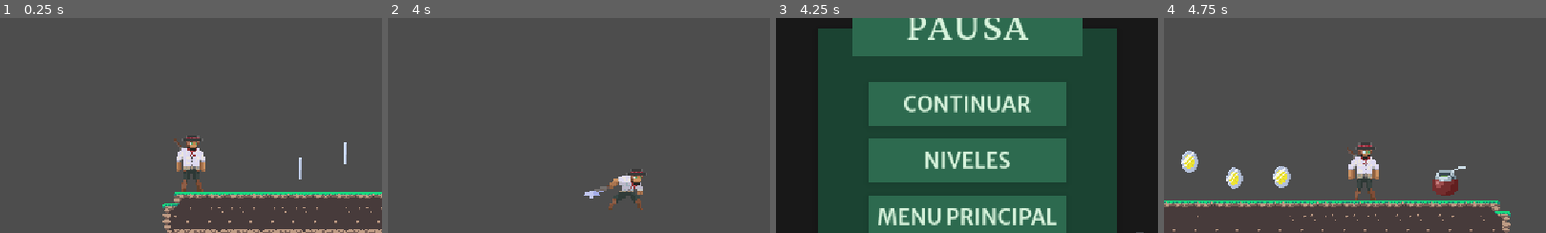
Above: before the commit, frames 1-4 (left to right).
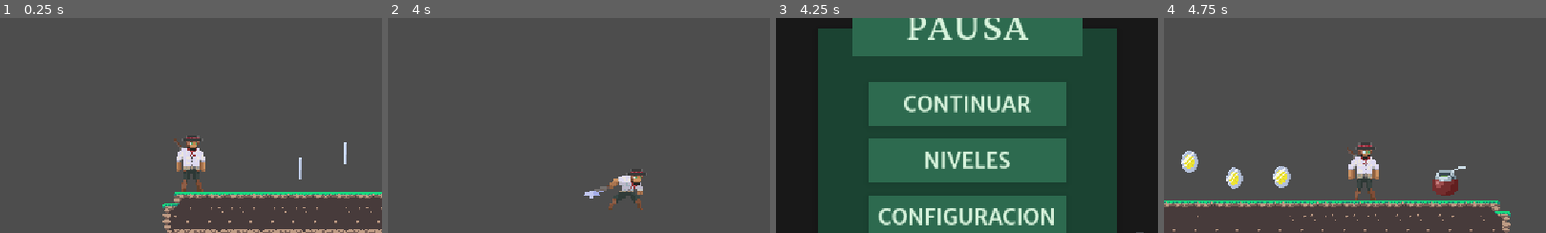
Above: after the commit, the same moments.

Repository: LYoshi02/TP-Videojuegos
Game: Godot game, scene res://pantallas/niveles/nivel_2/nivel_2.tscn
Same seed, same stepped clock (60 frames per second), same inputs: the game is played once before the commit and once after it. This scene is started directly instead of the project's main scene.
Inputs (mouse positions are % of the whole screen's width and height, from its top left):
- Up to frame 1 (0.25 s): no input
- Up to frame 2 (4 s): move the mouse to (72, 45) at 0.52 s; hold D (derecha) 0.53-2.03 s; click (72, 45) at 0.6 s; tap W (salto) at 0.77, 1.52, 3.02, 3.77 s; move the mouse to (30, 55) at 1.27 s; click (30, 55) at 1.35 s; move the mouse to (60, 28) at 2.02 s; hold A (izquierda) 2.03-2.78 s; click (60, 28) at 2.1 s; move the mouse to (45, 70) at 2.77 s; hold D (derecha) from 2.78 s (still down); click (45, 70) at 2.85 s; move the mouse to (80, 65) at 3.52 s; click (80, 65) at 3.6 s
- Up to frame 3 (4.25 s): keep holding D (derecha); tap Escape (pausa) at 4.15 s
- Up to frame 4 (4.75 s): release D (derecha) at 4.25 s; click "CONTINUAR" at 4.25 s
The pictures show only the part of the screen within x 25-75%, y 18-68%; the shares and areas given below are measured in that part.

Frames 1-2 are identical in both runs. In frame 3, 2.5% of the frame differs, in the area x 26-74%, y 88-97%; in frame 4, nothing differs.

Commit message:
agregar ajuste de volumen en menu de pausa

Diff:
--- a/pantallas/menu_configuracion/menu_configuracion.tscn
+++ b/pantallas/menu_configuracion/menu_configuracion.tscn
@@ -80,7 +80,7 @@
 grow_horizontal = 2
 grow_vertical = 2
 theme_override_font_sizes/font_size = 40
-text = "CONGIFURACION"
+text = "CONFIGURACION"
 
 [node name="ContenedorBotones" type="VBoxContainer" parent="Panel/Panel"]
 layout_mode = 1
--- /dev/null
+++ b/pantallas/pausa/configuracion/configuracion.gd
@@ -0,0 +1,5 @@
+extends Panel
+
+
+func _on_volver_boton_pressed() -> void:
+	hide()
--- /dev/null
+++ b/pantallas/pausa/configuracion/configuracion.tscn
@@ -0,0 +1,130 @@
+[gd_scene load_steps=10 format=3 uid="uid://cab0166d3lquy"]
+
+[ext_resource type="Script" uid="uid://cwaecf7ijh1f8" path="res://pantallas/pausa/configuracion/configuracion.gd" id="1_gn6kl"]
+[ext_resource type="PackedScene" uid="uid://b4ctirjw1xq53" path="res://ui/titulo.tscn" id="1_m7156"]
+[ext_resource type="FontFile" uid="uid://br0ox30rd3ddl" path="res://assets/fuentes/merriweather_sans/MerriweatherSans-VariableFont_wght.ttf" id="2_gn6kl"]
+[ext_resource type="PackedScene" uid="uid://deb6ahist7ktm" path="res://ui/slider/slider.tscn" id="3_h61ec"]
+[ext_resource type="PackedScene" uid="uid://sddk5xqkdc4t" path="res://ui/boton.tscn" id="4_v8juk"]
+
+[sub_resource type="StyleBoxEmpty" id="StyleBoxEmpty_il5fp"]
+
+[sub_resource type="StyleBoxFlat" id="StyleBoxFlat_2n5ss"]
+bg_color = Color(0.105882, 0.262745, 0.196078, 1)
+shadow_color = Color(0, 0, 0, 0.0980392)
+shadow_size = 10
+shadow_offset = Vector2(0, 2)
+
+[sub_resource type="StyleBoxFlat" id="StyleBoxFlat_5lilx"]
+bg_color = Color(0.176471, 0.415686, 0.309804, 1)
+
+[sub_resource type="FontVariation" id="FontVariation_w7wnn"]
+base_font = ExtResource("2_gn6kl")
+variation_opentype = {
+2003265652: 600
+}
+
+[node name="Panel" type="Panel"]
+anchors_preset = 15
+anchor_right = 1.0
+anchor_bottom = 1.0
+grow_horizontal = 2
+grow_vertical = 2
+theme_override_styles/panel = SubResource("StyleBoxEmpty_il5fp")
+script = ExtResource("1_gn6kl")
+
+[node name="Panel" type="Panel" parent="."]
+layout_mode = 1
+anchors_preset = 8
+anchor_left = 0.5
+anchor_top = 0.5
+anchor_right = 0.5
+anchor_bottom = 0.5
+offset_left = -225.0
+offset_top = -193.0
+offset_right = 225.0
+offset_bottom = 257.0
+grow_horizontal = 2
+grow_vertical = 2
+theme_override_styles/panel = SubResource("StyleBoxFlat_2n5ss")
+
+[node name="Panel2" type="Panel" parent="Panel"]
+layout_mode = 1
+anchors_preset = 5
+anchor_left = 0.5
+anchor_right = 0.5
+offset_left = -175.0
+offset_top = -40.0
+offset_right = 175.0
+offset_bottom = 40.0
+grow_horizontal = 2
+theme_override_styles/panel = SubResource("StyleBoxFlat_5lilx")
+
+[node name="TituloConfiguracion" parent="Panel/Panel2" instance=ExtResource("1_m7156")]
+layout_mode = 1
+anchors_preset = 15
+anchor_right = 1.0
+anchor_bottom = 1.0
+offset_top = -5.0
+offset_right = 0.0
+offset_bottom = -5.0
+grow_horizontal = 2
+grow_vertical = 2
+theme_override_font_sizes/font_size = 40
+text = "CONFIGURACION"
+
+[node name="ContenedorBotones" type="VBoxContainer" parent="Panel"]
+layout_mode = 1
+anchors_preset = 8
+anchor_left = 0.5
+anchor_top = 0.5
+anchor_right = 0.5
+anchor_bottom = 0.5
+offset_left = -150.0
+offset_top = -144.0
+offset_right = 150.0
+offset_bottom = 176.0
+grow_horizontal = 2
+grow_vertical = 2
+theme_override_constants/separation = 90
+
+[node name="VBoxContainer" type="VBoxContainer" parent="Panel/ContenedorBotones"]
+layout_mode = 2
+theme_override_constants/separation = 40
+
+[node name="VolumenMusica" type="VBoxContainer" parent="Panel/ContenedorBotones/VBoxContainer"]
+layout_mode = 2
+theme_override_constants/separation = 5
+
+[node name="Label" type="Label" parent="Panel/ContenedorBotones/VBoxContainer/VolumenMusica"]
+texture_filter = 2
+layout_mode = 2
+theme_override_colors/font_color = Color(0.847059, 0.952941, 0.862745, 1)
+theme_override_fonts/font = SubResource("FontVariation_w7wnn")
+theme_override_font_sizes/font_size = 26
+text = "VOLUMEN MUSICA"
+
+[node name="SliderMusica" parent="Panel/ContenedorBotones/VBoxContainer/VolumenMusica" instance=ExtResource("3_h61ec")]
+layout_mode = 2
+nombre_bus = "musica"
+
+[node name="VolumenSFX" type="VBoxContainer" parent="Panel/ContenedorBotones/VBoxContainer"]
+layout_mode = 2
+theme_override_constants/separation = 5
+
+[node name="Label" type="Label" parent="Panel/ContenedorBotones/VBoxContainer/VolumenSFX"]
+texture_filter = 2
+layout_mode = 2
+theme_override_colors/font_color = Color(0.847059, 0.952941, 0.862745, 1)
+theme_override_fonts/font = SubResource("FontVariation_w7wnn")
+theme_override_font_sizes/font_size = 26
+text = "VOLUMEN SFX"
+
+[node name="SliderSFX" parent="Panel/ContenedorBotones/VBoxContainer/VolumenSFX" instance=ExtResource("3_h61ec")]
+layout_mode = 2
+nombre_bus = "sfx"
+
+[node name="VolverBoton" parent="Panel/ContenedorBotones" instance=ExtResource("4_v8juk")]
+layout_mode = 2
+text = "VOLVER"
+
+[connection signal="pressed" from="Panel/ContenedorBotones/VolverBoton" to="." method="_on_volver_boton_pressed"]
--- a/ui/hud/pausa.gd
+++ b/pantallas/pausa/pausa.gd
@@ -1,29 +1,29 @@
-extends Node
+extends Panel
 
-@onready var pausa_panel: Panel = %PausaPanel
+@onready var panel_configuracion: Panel = $PanelConfiguracion
 
 func _process(_delta):
 	var esc_pressed = Input.is_action_just_pressed("pausa")
 	if esc_pressed == true:
 		if get_tree().paused:
 			get_tree().paused = false;
-			pausa_panel.hide()
+			hide()
+			panel_configuracion.hide()
 		else:
 			get_tree().paused = true;
-			pausa_panel.show()
+			show()
 
 func _on_continuar_boton_pressed() -> void:
 	get_tree().paused = false;
-	pausa_panel.hide()
+	hide()
 
 func _on_niveles_boton_pressed() -> void:
 	get_tree().paused = false;
 	get_tree().change_scene_to_file(GLOBAL.PANTALLAS["MENU_NIVELES"])
 
-func _on_menu_principal_boton_pressed() -> void:
-	get_tree().paused = false;
-	get_tree().change_scene_to_file(GLOBAL.PANTALLAS["MENU_PRINCIPAL"])
+func _on_configuracion_boton_pressed() -> void:
+	panel_configuracion.show()
 
 func _on_salir_boton_pressed() -> void:
 	get_tree().paused = false;
-	get_tree().quit()
+	get_tree().change_scene_to_file(GLOBAL.PANTALLAS["MENU_PRINCIPAL"])
--- /dev/null
+++ b/pantallas/pausa/pausa.tscn
@@ -0,0 +1,114 @@
+[gd_scene load_steps=8 format=3 uid="uid://8y047fvxb73e"]
+
+[ext_resource type="Script" uid="uid://h7afonhidq6v" path="res://pantallas/pausa/pausa.gd" id="1_ms88c"]
+[ext_resource type="PackedScene" uid="uid://b4ctirjw1xq53" path="res://ui/titulo.tscn" id="2_eiekg"]
+[ext_resource type="PackedScene" uid="uid://sddk5xqkdc4t" path="res://ui/boton.tscn" id="3_8watp"]
+[ext_resource type="PackedScene" uid="uid://cab0166d3lquy" path="res://pantallas/pausa/configuracion/configuracion.tscn" id="4_eiekg"]
+
+[sub_resource type="StyleBoxFlat" id="StyleBoxFlat_bor4o"]
+bg_color = Color(0, 0, 0, 0.686275)
+
+[sub_resource type="StyleBoxFlat" id="StyleBoxFlat_stvm3"]
+bg_color = Color(0.105882, 0.262745, 0.196078, 1)
+shadow_color = Color(0, 0, 0, 0.0980392)
+shadow_size = 10
+shadow_offset = Vector2(0, 2)
+
+[sub_resource type="StyleBoxFlat" id="StyleBoxFlat_onroj"]
+bg_color = Color(0.176471, 0.415686, 0.309804, 1)
+
+[node name="PausaPanel" type="Panel"]
+process_mode = 3
+texture_filter = 2
+anchors_preset = 15
+anchor_right = 1.0
+anchor_bottom = 1.0
+grow_horizontal = 2
+grow_vertical = 2
+theme_override_styles/panel = SubResource("StyleBoxFlat_bor4o")
+script = ExtResource("1_ms88c")
+
+[node name="PanelPrincipal" type="Panel" parent="."]
+layout_mode = 1
+anchors_preset = 8
+anchor_left = 0.5
+anchor_top = 0.5
+anchor_right = 0.5
+anchor_bottom = 0.5
+offset_left = -225.0
+offset_top = -193.0
+offset_right = 225.0
+offset_bottom = 257.0
+grow_horizontal = 2
+grow_vertical = 2
+theme_override_styles/panel = SubResource("StyleBoxFlat_stvm3")
+
+[node name="Panel2" type="Panel" parent="PanelPrincipal"]
+layout_mode = 1
+anchors_preset = 5
+anchor_left = 0.5
+anchor_right = 0.5
+offset_left = -175.0
+offset_top = -40.0
+offset_right = 175.0
+offset_bottom = 40.0
+grow_horizontal = 2
+theme_override_styles/panel = SubResource("StyleBoxFlat_onroj")
+
+[node name="TituloPausa" parent="PanelPrincipal/Panel2" instance=ExtResource("2_eiekg")]
+layout_mode = 1
+anchors_preset = 15
+anchor_right = 1.0
+anchor_bottom = 1.0
+offset_top = -5.0
+offset_right = 0.0
+offset_bottom = -5.0
+grow_horizontal = 2
+grow_vertical = 2
+text = "PAUSA"
+
+[node name="ContenedorBotones" type="VBoxContainer" parent="PanelPrincipal"]
+layout_mode = 1
+anchors_preset = 8
+anchor_left = 0.5
+anchor_top = 0.5
+anchor_right = 0.5
+anchor_bottom = 0.5
+offset_left = -150.0
+offset_top = -144.0
+offset_right = 150.0
+offset_bottom = 176.0
+grow_horizontal = 2
+grow_vertical = 2
+theme_override_constants/separation = 20
+
+[node name="ContinuarBoton" parent="PanelPrincipal/ContenedorBotones" instance=ExtResource("3_8watp")]
+layout_mode = 2
+text = "CONTINUAR"
+
+[node name="NivelesBoton" parent="PanelPrincipal/ContenedorBotones" instance=ExtResource("3_8watp")]
+layout_mode = 2
+text = "NIVELES"
+
+[node name="ConfiguracionBoton" parent="PanelPrincipal/ContenedorBotones" instance=ExtResource("3_8watp")]
+process_mode = 3
+layout_mode = 2
+text = "CONFIGURACION"
+
+[node name="SalirBoton" parent="PanelPrincipal/ContenedorBotones" instance=ExtResource("3_8watp")]
+layout_mode = 2
+text = "SALIR"
+
+[node name="PanelConfiguracion" parent="." instance=ExtResource("4_eiekg")]
+visible = false
+layout_mode = 1
+anchors_preset = 8
+anchor_left = 0.5
+anchor_top = 0.5
+anchor_right = 0.5
+anchor_bottom = 0.5
+
+[connection signal="pressed" from="PanelPrincipal/ContenedorBotones/ContinuarBoton" to="." method="_on_continuar_boton_pressed"]
+[connection signal="pressed" from="PanelPrincipal/ContenedorBotones/NivelesBoton" to="." method="_on_niveles_boton_pressed"]
+[connection signal="pressed" from="PanelPrincipal/ContenedorBotones/ConfiguracionBoton" to="." method="_on_configuracion_boton_pressed"]
+[connection signal="pressed" from="PanelPrincipal/ContenedorBotones/SalirBoton" to="." method="_on_salir_boton_pressed"]
--- a/ui/hud/hud.tscn
+++ b/ui/hud/hud.tscn
@@ -1,12 +1,10 @@
-[gd_scene load_steps=19 format=3 uid="uid://csd5xp48x83s2"]
+[gd_scene load_steps=14 format=3 uid="uid://csd5xp48x83s2"]
 
-[ext_resource type="Script" uid="uid://rcjhx6ffcess" path="res://ui/hud/pausa.gd" id="1_e0nub"]
 [ext_resource type="Script" uid="uid://cyvahdqdbxwti" path="res://ui/hud/hud.gd" id="1_imuuq"]
 [ext_resource type="Texture2D" uid="uid://dttx8sc650qf4" path="res://assets/imagenes/moneda.png" id="2_imuuq"]
-[ext_resource type="PackedScene" uid="uid://b4ctirjw1xq53" path="res://ui/titulo.tscn" id="2_w75iv"]
 [ext_resource type="FontFile" uid="uid://br0ox30rd3ddl" path="res://assets/fuentes/merriweather_sans/MerriweatherSans-VariableFont_wght.ttf" id="3_gfles"]
-[ext_resource type="PackedScene" uid="uid://sddk5xqkdc4t" path="res://ui/boton.tscn" id="3_imuuq"]
 [ext_resource type="Texture2D" uid="uid://batb4gmhxhy0c" path="res://assets/imagenes/heart.png" id="3_o2lis"]
+[ext_resource type="PackedScene" uid="uid://8y047fvxb73e" path="res://pantallas/pausa/pausa.tscn" id="5_kwc50"]
 [ext_resource type="Texture2D" uid="uid://clf73hllkd8vu" path="res://assets/imagenes/arrow.png" id="7_o2lis"]
 
 [sub_resource type="StyleBoxEmpty" id="StyleBoxEmpty_imuuq"]
@@ -18,18 +16,6 @@
 }
 
 [sub_resource type="StyleBoxEmpty" id="StyleBoxEmpty_kwc50"]
-
-[sub_resource type="StyleBoxFlat" id="StyleBoxFlat_aixkq"]
-bg_color = Color(0, 0, 0, 0.686275)
-
-[sub_resource type="StyleBoxFlat" id="StyleBoxFlat_o2lis"]
-bg_color = Color(0.105882, 0.262745, 0.196078, 1)
-shadow_color = Color(0, 0, 0, 0.0980392)
-shadow_size = 10
-shadow_offset = Vector2(0, 2)
-
-[sub_resource type="StyleBoxFlat" id="StyleBoxFlat_gfles"]
-bg_color = Color(0.176471, 0.415686, 0.309804, 1)
 
 [sub_resource type="StyleBoxEmpty" id="StyleBoxEmpty_o2lis"]
 
@@ -118,89 +104,8 @@
 texture = ExtResource("3_o2lis")
 expand_mode = 2
 
-[node name="Pausa" type="Node" parent="."]
-process_mode = 3
-script = ExtResource("1_e0nub")
-
-[node name="PausaPanel" type="Panel" parent="Pausa"]
-unique_name_in_owner = true
+[node name="PausaPanel" parent="." instance=ExtResource("5_kwc50")]
 visible = false
-anchors_preset = 15
-anchor_right = 1.0
-anchor_bottom = 1.0
-grow_horizontal = 2
-grow_vertical = 2
-theme_override_styles/panel = SubResource("StyleBoxFlat_aixkq")
-
-[node name="Panel" type="Panel" parent="Pausa/PausaPanel"]
-layout_mode = 1
-anchors_preset = 8
-anchor_left = 0.5
-anchor_top = 0.5
-anchor_right = 0.5
-anchor_bottom = 0.5
-offset_left = -225.0
-offset_top = -193.0
-offset_right = 225.0
-offset_bottom = 257.0
-grow_horizontal = 2
-grow_vertical = 2
-theme_override_styles/panel = SubResource("StyleBoxFlat_o2lis")
-
-[node name="Panel2" type="Panel" parent="Pausa/PausaPanel/Panel"]
-layout_mode = 1
-anchors_preset = 5
-anchor_left = 0.5
-anchor_right = 0.5
-offset_left = -175.0
-offset_top = -40.0
-offset_right = 175.0
-offset_bottom = 40.0
-grow_horizontal = 2
-theme_override_styles/panel = SubResource("StyleBoxFlat_gfles")
-
-[node name="TituloPausa" parent="Pausa/PausaPanel/Panel/Panel2" instance=ExtResource("2_w75iv")]
-layout_mode = 1
-anchors_preset = 15
-anchor_right = 1.0
-anchor_bottom = 1.0
-offset_top = -5.0
-offset_right = 0.0
-offset_bottom = -5.0
-grow_horizontal = 2
-grow_vertical = 2
-text = "PAUSA"
-
-[node name="ContenedorBotones" type="VBoxContainer" parent="Pausa/PausaPanel/Panel"]
-layout_mode = 1
-anchors_preset = 8
-anchor_left = 0.5
-anchor_top = 0.5
-anchor_right = 0.5
-anchor_bottom = 0.5
-offset_left = -150.0
-offset_top = -144.0
-offset_right = 150.0
-offset_bottom = 176.0
-grow_horizontal = 2
-grow_vertical = 2
-theme_override_constants/separation = 20
-
-[node name="ContinuarBoton" parent="Pausa/PausaPanel/Panel/ContenedorBotones" instance=ExtResource("3_imuuq")]
-layout_mode = 2
-text = "CONTINUAR"
-
-[node name="NivelesBoton" parent="Pausa/PausaPanel/Panel/ContenedorBotones" instance=ExtResource("3_imuuq")]
-layout_mode = 2
-text = "NIVELES"
-
-[node name="MenuPrincipalBoton" parent="Pausa/PausaPanel/Panel/ContenedorBotones" instance=ExtResource("3_imuuq")]
-layout_mode = 2
-text = "MENU PRINCIPAL"
-
-[node name="SalirBoton" parent="Pausa/PausaPanel/Panel/ContenedorBotones" instance=ExtResource("3_imuuq")]
-layout_mode = 2
-text = "SALIR"
 
 [node name="ControlesMobile" type="Panel" parent="."]
 anchors_preset = 12
@@ -262,8 +167,3 @@
 shape = SubResource("RectangleShape2D_gfles")
 action = "salto"
 visibility_mode = 1
-
-[connection signal="pressed" from="Pausa/PausaPanel/Panel/ContenedorBotones/ContinuarBoton" to="Pausa" method="_on_continuar_boton_pressed"]
-[connection signal="pressed" from="Pausa/PausaPanel/Panel/ContenedorBotones/NivelesBoton" to="Pausa" method="_on_niveles_boton_pressed"]
-[connection signal="pressed" from="Pausa/PausaPanel/Panel/ContenedorBotones/MenuPrincipalBoton" to="Pausa" method="_on_menu_principal_boton_pressed"]
-[connection signal="pressed" from="Pausa/PausaPanel/Panel/ContenedorBotones/SalirBoton" to="Pausa" method="_on_salir_boton_pressed"]
Not shown, added: pantallas/pausa/configuracion/configuracion.gd.uid
Not shown, added: pantallas/pausa/pausa.gd.uid
Not shown, removed: ui/hud/pausa.gd.uid
